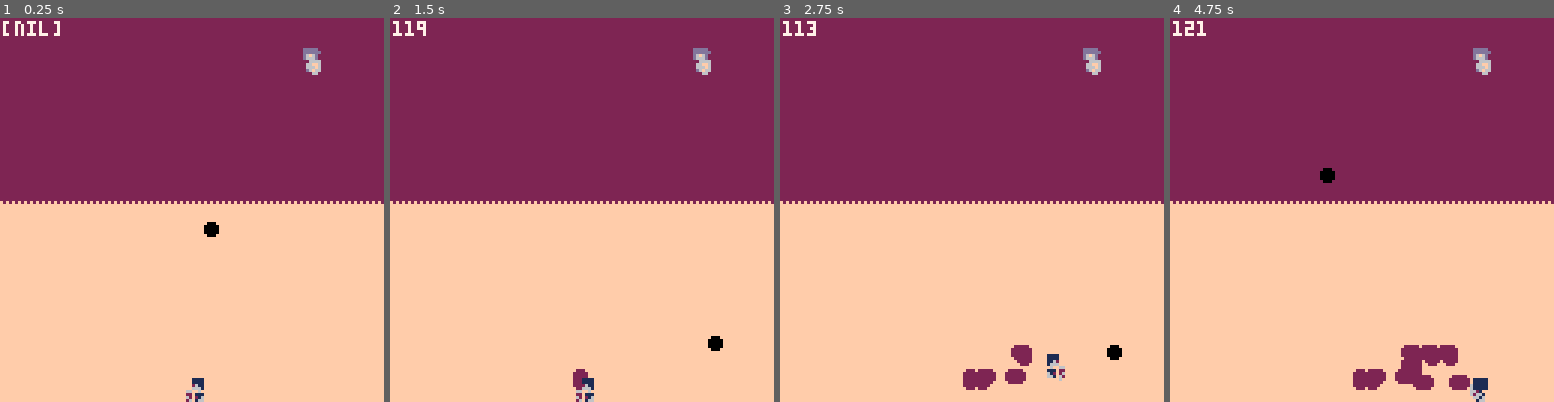
Above: before the commit, frames 1-4 (left to right).
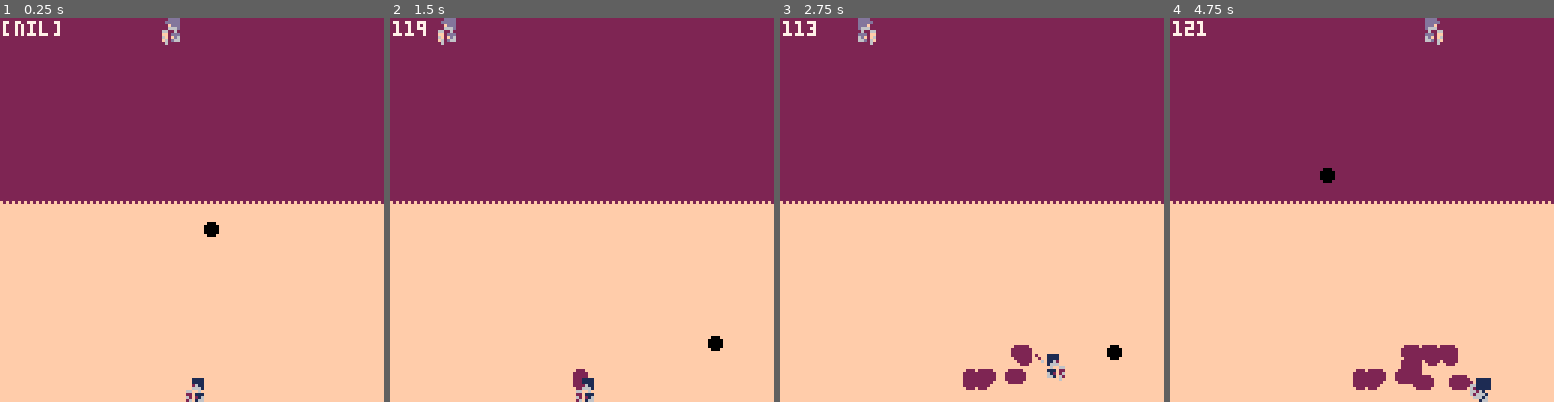
Above: after the commit, the same moments.

Repository: marcianoviereck/picogames
Game: PICO-8 cartridge pongpaint.p8
The game is run twice, just before and just after one commit, with the same random seed, the same clock (stepped at 60 frames per second) and the same inputs.
Inputs:
- Up to frame 1 (0.25 s): no input
- Up to frame 2 (1.5 s): tap O (Z key) at 0.7 s
- Up to frame 3 (2.75 s): hold Right 1.6-2.1 s; tap O (Z key) at 1.7, 2.1, 2.5 s; hold Up 2.15-2.42 s; hold Right from 2.47 s (still down)
- Up to frame 4 (4.75 s): tap O (Z key) every 0.4 s from 2.9 to 4.5 s; release Right at 3.03 s; hold Left 3.08-3.58 s; hold Down 3.63-3.97 s; hold Right 4.02-4.68 s; hold Up from 4.73 s (still down)

The runs differ from the first frame. In frame 1, 0.5% of the frame differs, in the area x 42-84%, y 0-15%; in frame 2, 0.5%; in frame 3, 0.5%; in frame 4, 0.6%, in the area x 66-84%, y 0-100%.

Commit message:
attempt at animation system

Diff:
--- a/pongpaint.p8
+++ b/pongpaint.p8
@@ -16,8 +16,66 @@
 	end
 end
 
+function play_animation(
+	character,
+	start_frame,
+	end_frame,
+	speed,
+	offset_x,
+	offset_y
+)
+	if not character.current_animation then
+		character.current_animation = {
+			start_frame = start_frame,
+			end_frame = end_frame,
+			current_frame = start_frame,
+			current_frame_count = 0,
+			speed = speed,
+			offset_x = offset_x,
+			offset_y = offset_y
+		}
+		end
+end
+
+function update_animation(character)
+	if character.current_animation then
+		local anim = character.current_animation
+		if anim.current_frame == anim.end_frame then
+			character.current_animation = nil
+			anim.current_frame = 0
+		elseif anim.current_frame < anim.end_frame + 1 then
+			anim.current_frame_count += anim.speed
+			if anim.current_frame_count >= 1 then
+				anim.current_frame += 1
+				anim.current_frame_count = 0
+			end
+		else
+			character.current_animation = nil
+			anim.current_frame = 0
+		end
+	end
+end
+
+function move_enemy()
+	if enemy.direction == 0 then
+		enemy.x -= 1
+	elseif enemy.direction == 2 then
+		enemy.x += 1
+	end
+
+	if enemy.x < 2 then
+		enemy.x += 1
+		enemy.direction = 2
+	elseif enemy.x > 120 then
+		enemy.x -= 1
+		enemy.direction = 0
+	end
+end
+
 function _update()
 	move_ball()
+	move_enemy()
+	update_animation(player)
 	if btn(0) then
 		player.x -= 1
 		player.direction = 0
@@ -34,6 +92,7 @@
 	end
 
 	if btn(4) then
+		play_animation(player, 5, 9, 0.5, -2, -2)
 		for i=1, #level do
 			if player.x + 2 > level[i].x
 				and player.x + 2 < level[i].x + 4
@@ -55,7 +114,7 @@
 	end
 end
 
-function draw_player(x, y, direction, base_spr_index)
+function draw_character(x, y, direction, base_spr_index)
 	if direction == 0 then -- 0 = left --
 		spr(base_spr_index + 2, x, y)
 		spr(base_spr_index + 4, x - 3, y + 2)
@@ -71,6 +130,19 @@
 	end
 end
 
+function draw_animations()
+	if player.current_animation then
+			spr(
+				player.current_animation.current_frame,
+				player.x + player.current_animation.offset_x,
+				player.y + player.current_animation.offset_y
+			)
+	end
+
+	if enemy.current_animation then
+	end
+end
+
 function _draw()
 	cls()
 	for i=1,#level do
@@ -78,8 +150,9 @@
 	end
 	print(debug_text, 1, 1, 7)
 	circfill(ball.x, ball.y, 2, ball.c)
-	draw_player(player.x, player.y, player.direction, player.base_spr_index)
-	draw_player(100, 10, 3, 16)
+	draw_character(player.x, player.y, player.direction, player.base_spr_index)
+	draw_character(enemy.x, enemy.y, enemy.direction, enemy.base_spr_index)
+	draw_animations()
 end
 -->8
 function _init()
@@ -87,7 +160,15 @@
 		x = 63,
 		y = 120,
 		direction=0, -- 0 = left, 1 = up, 2 = right, 3 = down --
-		base_spr_index = 0
+		base_spr_index = 0,
+		current_animation=nil
+	}
+	enemy={
+		x = 63,
+		y = 0,
+		direction = 0,
+		base_spr_index = 16,
+		current_animation=nil
 	}
 	ball = {
 		x = 62,
@@ -108,14 +189,14 @@
 	end
 end
 __gfx__
-01111100011111000111100000000000000000000000000000000000000000000000000000000000000000000000000000000000000000000000000000000000
-01111100011111000111100000000000000000000000000000000000000000000000000000002000000000000000000000000000000000000000000000000000
-01626100011111000261100000666600006600000000000000000000000000000200000000020000000000000000000000006000000000000000000000000000
-01666100011111000666100000622600002200000000000000000000000000000020000000020000000000000020000000002000000000200000000000000000
-00060000000100000006000000662600006200000006000000060000022600000006000000060000000000000002000000002000000002000000000000000000
-00661000006610000011100000626600002600000002000000200000200000000000000000000000000000000000600000020000000060000000000200000000
-00626000006160000021600000066000000600000002000002000000000000000000000000000000022600000000000000000000000000000000622000000000
-00166000001660000016600000000000000000000000200000000000000000000000000000000000200000000000000000000000000000000000000000000000
+01111100001111100111100000000000000000000000000000000000000000000000000000000000000000000000000000000000000000000000000000000000
+01111100001111100111100000000000000000000000000000000000000000000000000000002000000000000000000000000000000000000000000000000000
+01626100001111100261100000666600006600000000000000000000000000000200000000020000000000000000000000006000000000000000000000000000
+01666100001111100666100000622600002200000000000000000000000000000020000000020000000000000020000000002000000000200000000000000000
+00060000000010000006000000662600006200000006000000060000022600000006000000060000000000000002000000002000000002000000000000000000
+00661000000661000011100000626600002600000002000000200000200000000000000000000000000000000000600000020000000060000000000200000000
+00626000000616000021600000066000000600000002000002000000000000000000000000000000022600000000000000000000000000000000622000000000
+00166000000166000016600000000000000000000000200000000000000000000000000000000000200000000000000000000000000000000000000000000000
 0ddddd000ddddd000dddd00000000000000000000000000000000000000000000000000000000000000000000000000000000000000000000000000000000000
 0dddddd00ddddd00ddddd0000000000000000000000000000000000000000000000000000000f000000000000000000000000000000000000000000000000000
 0d6f6d000ddddd000fddd00000666600006600000000000000000000000000000f000000000f0000000000000000000000006000000000000000000000000000
